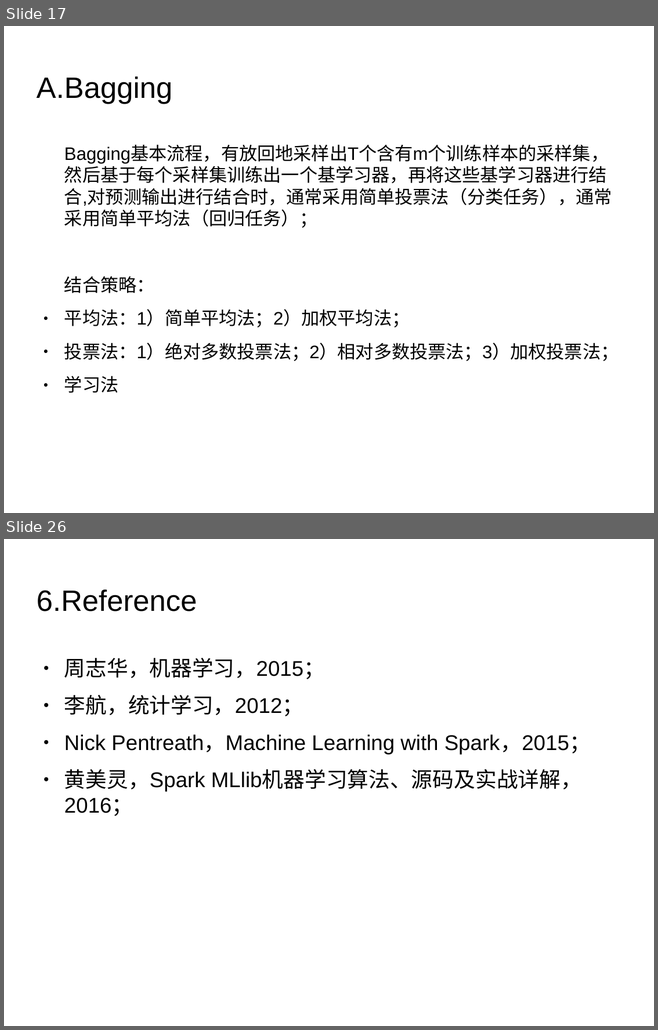
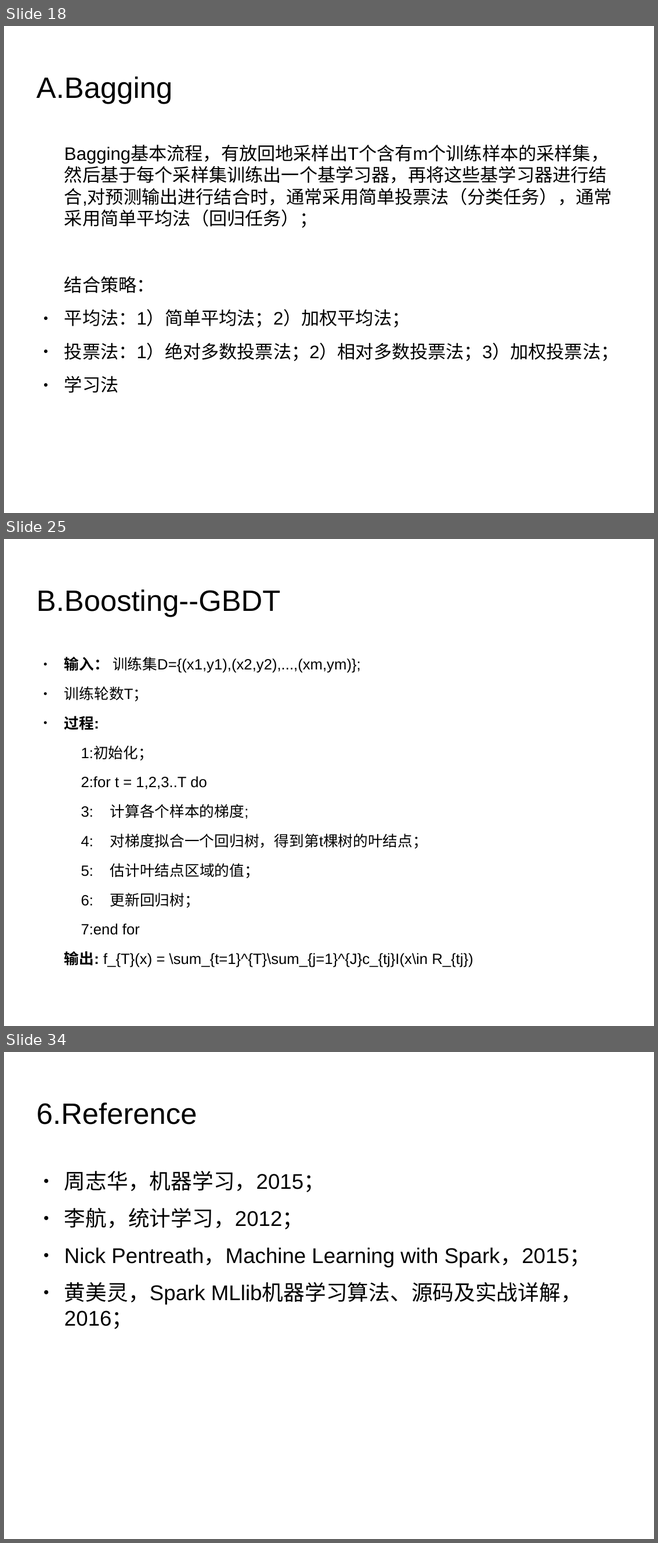
Before and after one commit to liulj0507/DecisionTreeShareProject, a slide deck: doc/DecisionTree-zhb.odp. Shown one above the other, each under a label of ours: slides 17 and 26 before the commit, slides 18, 25 and 34 after it; the slides between them are not shown. The pictures are 658x1030 and 658x1543 pixels, drawn with LibreOffice and Linux fonts; fonts in the diff are those of the drawing; background and template pictures are left out. Boxes give left, top, right and bottom in pixels: in the first picture for what was removed or moved away, otherwise in the second. Text is boxed around its words. In the diff, an @@ line names an element or a change of style, - is before the commit and + after.

Commit message:
更新决策树ppt

```diff
--- a/doc/DecisionTree-zhb.odp
+++ b/doc/DecisionTree-zhb.odp
@@ slide 25 added at box(4, 539, 654, 1026), background picture (left out) @@
@@ title added at box(36, 589, 280, 617), 36 pt, text #000000 @@
+B.Boosting--GBDT
@@ text added at box(64, 657, 473, 968), 18.2 pt, text #000000 @@
+● 输入： 训练集D={(x1,y1),(x2,y2),...,(xm,ym)};
+● 训练轮数T；
+● 过程:
+1:初始化；
+2:for t = 1,2,3..T do
+3: 计算各个样本的梯度;
+4: 对梯度拟合一个回归树，得到第t棵树的叶结点；
+5: 估计叶结点区域的值；
+6: 更新回归树；
+7:end for
+输出: f_{T}(x) = \sum_{t=1}^{T}\sum_{j=1}^{J}c_{tj}I(x\in R_{tj})
@@ what was slide 17 is now slide 18 @@
@@ what was slide 26 is now slide 34 @@
```
Also in this commit, not shown: 11 slides changed, 9 other slides added, 2 slides removed, 11 other files.
